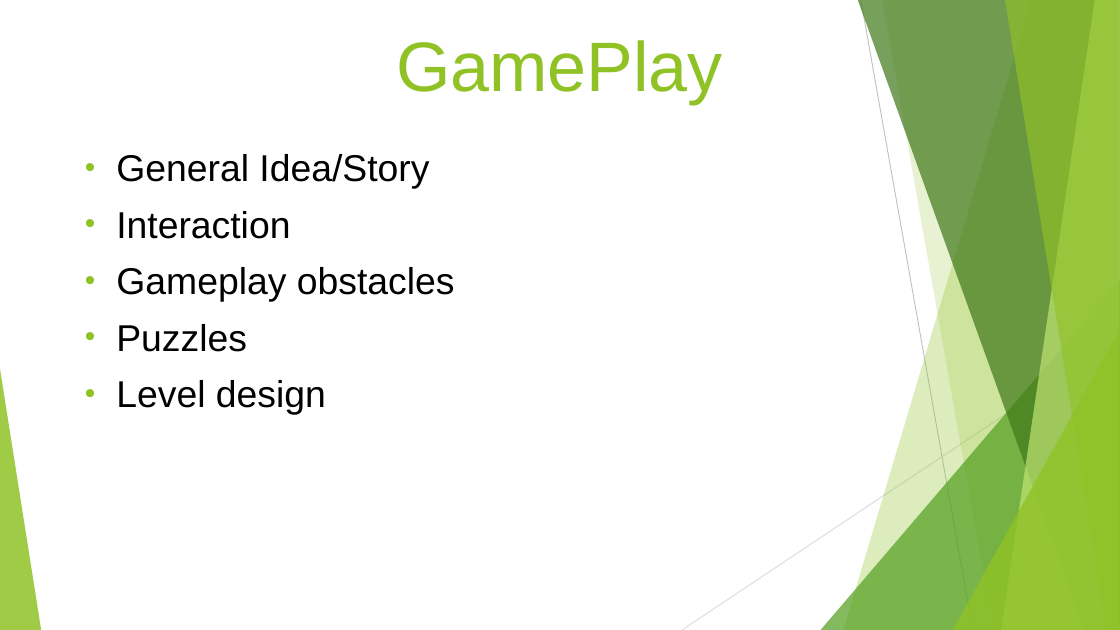
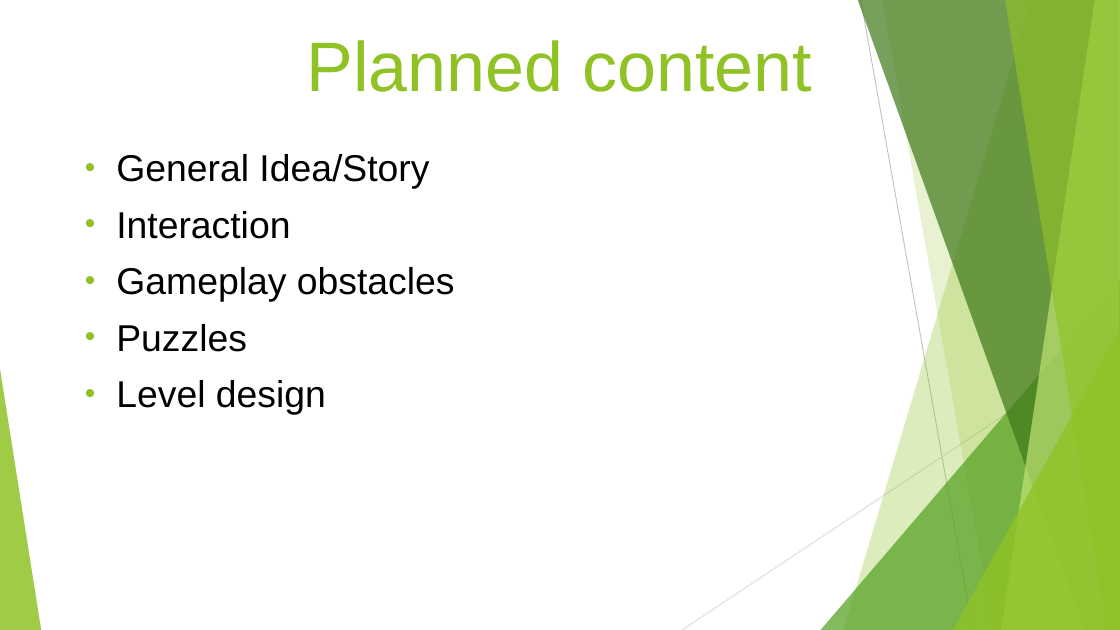
Before and after one commit to PeterBosDeltion/IndianaBonesRepo, a slide deck: slide 2 of IndianaBones.pptx. Drawn at 1120x630 pixels with LibreOffice and Linux fonts; fonts in the diff are those of the drawing. Boxes give left, top, right and bottom in pixels: in the first picture for what was removed or moved away, otherwise in the second. Text is boxed around its words. In the diff, an @@ line names an element or a change of style, - is before the commit and + after.

```diff
--- a/IndianaBones.pptx
+++ b/IndianaBones.pptx
@@ title at [306,40,812,92]: text changed @@
-GamePlay
+Planned content
```
Also in this commit, not shown: 4 other slides changed, 1 slide added, 1 slide removed.
